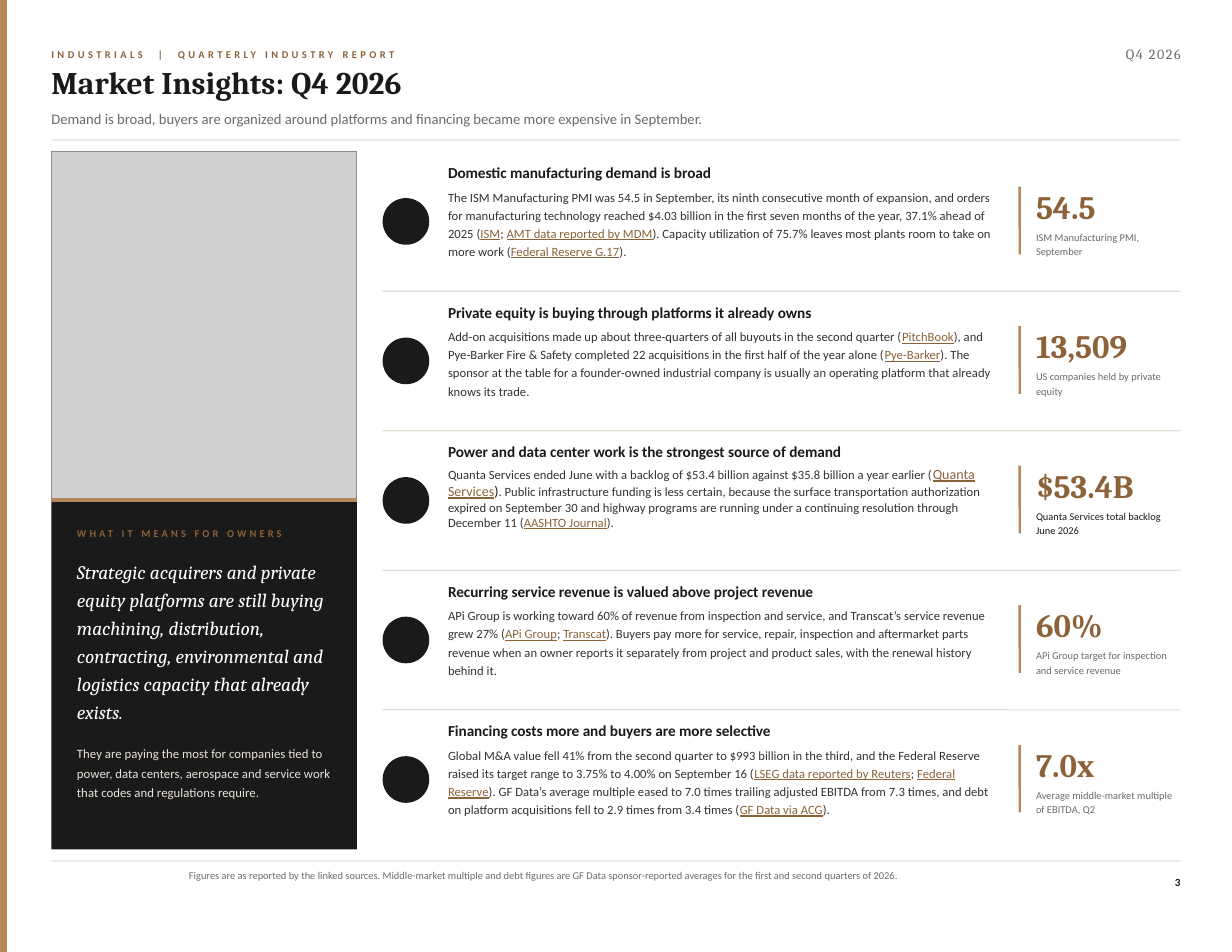
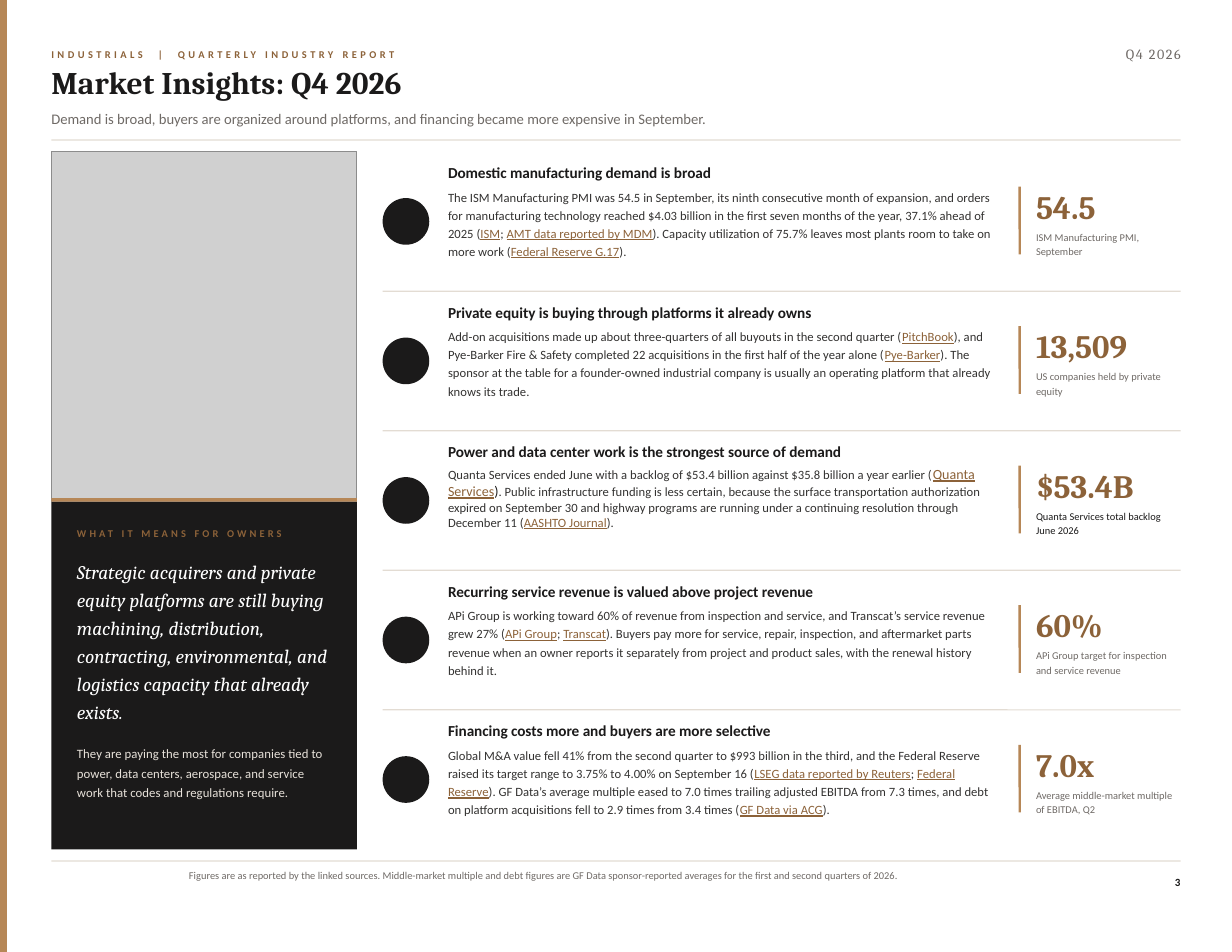
Before and after one commit to jp-hardin/about, a slide deck: slide 3 of mid-market-practice/_build/reports/industrial-q4-2026/brief.pptx. Drawn at 1232x952 pixels with LibreOffice and Linux fonts; fonts in the diff are those of the drawing; grey boxes stand for pictures; background and template pictures are left out. Boxes give left, top, right and bottom in pixels: in the first picture for what was removed or moved away, otherwise in the second. Text is boxed around its words. In the diff, an @@ line names an element or a change of style, - is before the commit and + after.

```diff
--- a/mid-market-practice/_build/reports/industrial-q4-2026/brief.pptx
+++ b/mid-market-practice/_build/reports/industrial-q4-2026/brief.pptx
@@ text at <box>51,114,705,127</box>: text changed @@
-Demand is broad, buyers are organized around platforms and financing became more expensive in September.
+Demand is broad, buyers are organized around platforms, and financing became more expensive in September.
@@ text at <box>77,565,327,719</box>: text changed @@
-Strategic acquirers and private equity platforms are still buying machining, distribution, contracting, environmental and logistics capacity that already exists.
+Strategic acquirers and private equity platforms are still buying machining, distribution, contracting, environmental, and logistics capacity that already exists.
@@ text at <box>448,611,985,675</box>: text changed @@
-APi Group is working toward 60% of revenue from inspection and service, and Transcat’s service revenue grew 27% (APi Group; Transcat). Buyers pay more for service, repair, inspection and aftermarket parts revenue when an owner reports it separately from project and product sales, with the renewal history behind it.
+APi Group is working toward 60% of revenue from inspection and service, and Transcat’s service revenue grew 27% (APi Group; Transcat). Buyers pay more for service, repair, inspection, and aftermarket parts revenue when an owner reports it separately from project and product sales, with the renewal history behind it.
@@ text at <box>77,749,323,799</box>: text changed @@
-They are paying the most for companies tied to power, data centers, aerospace and service work that codes and regulations require.
+They are paying the most for companies tied to power, data centers, aerospace, and service work that codes and regulations require.
```
Also in this commit, not shown: 15 other slides changed, 36 other files.
